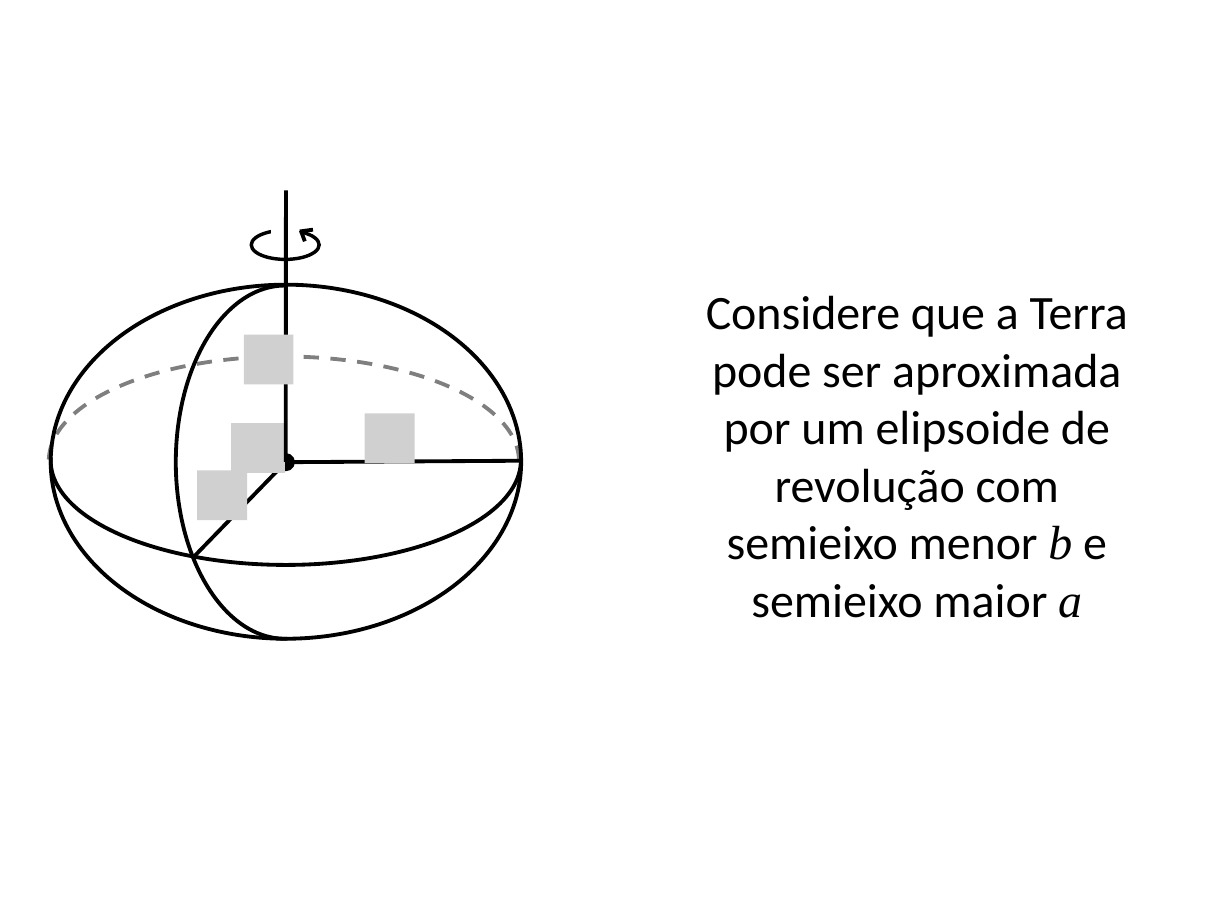
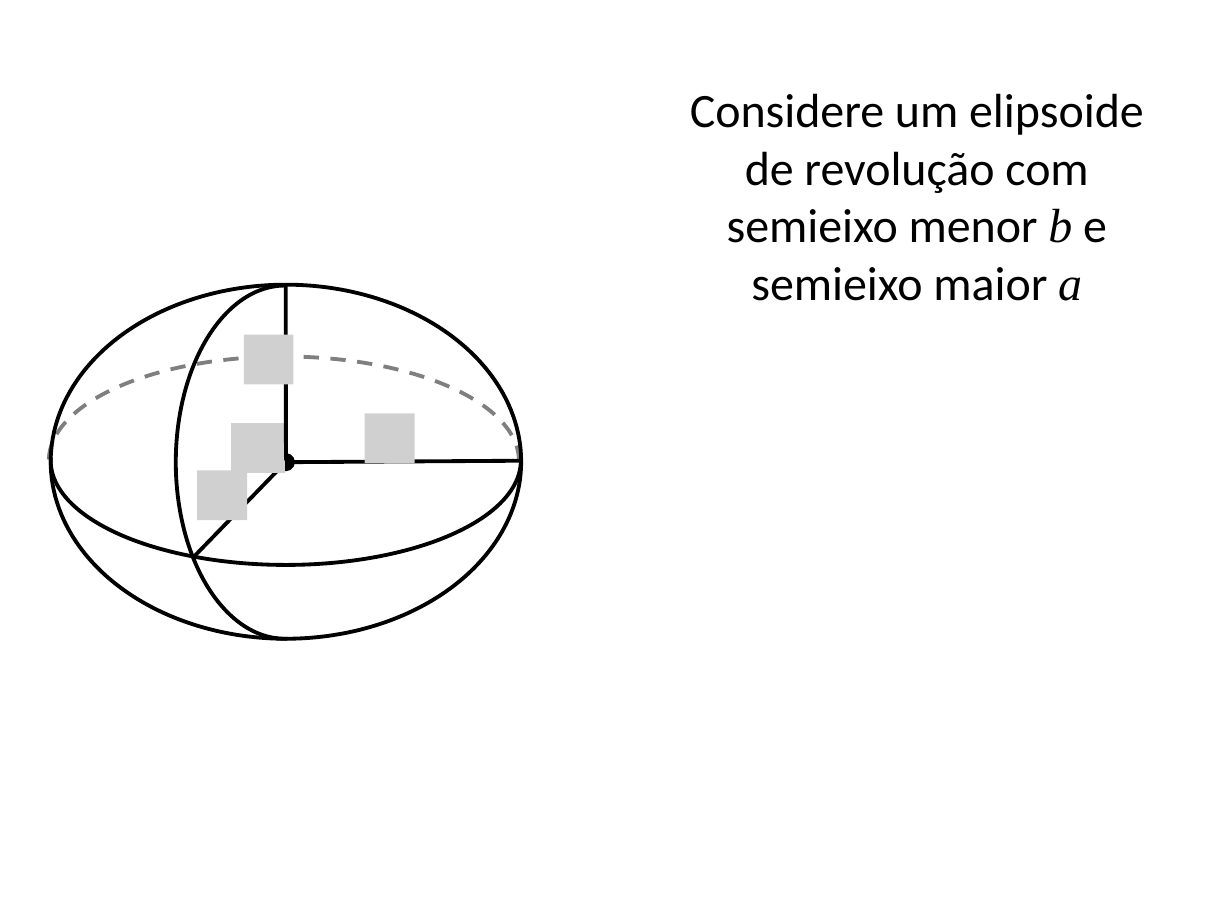
Before and after one commit to pinga-lab/CE-VII-SimBGf-2016, a slide deck: slide 12 of slides/3_sistemas_coordenadas.pptx (slide 3 before the commit). Drawn at 1232x924 pixels with LibreOffice and Linux fonts; fonts in the diff are those of the drawing; grey boxes stand for pictures. Boxes give left, top, right and bottom in pixels: in the first picture for what was removed or moved away, otherwise in the second. Text is boxed around its words. In the diff, an @@ line names an element or a change of style, - is before the commit and + after.

```diff
--- a/slides/3_sistemas_coordenadas.pptx
+++ b/slides/3_sistemas_coordenadas.pptx
@@ text at <box>690,93,1144,301</box>: text changed @@
-Considere que a Terra pode ser aproximada por um elipsoide de revolução com semieixo menor b e semieixo maior a
+Considere um elipsoide de revolução com semieixo menor b e semieixo maior a
@@ group removed at <box>251,221,319,260</box>: 2 lines, 1 ellipse, 1 rectangle @@
@@ line moved from (286, 462) - (286, 191) to (286, 461) - (286, 286) @@
```
Also in this commit, not shown: 7 other slides changed, 15 slides added, 6 slides removed.
